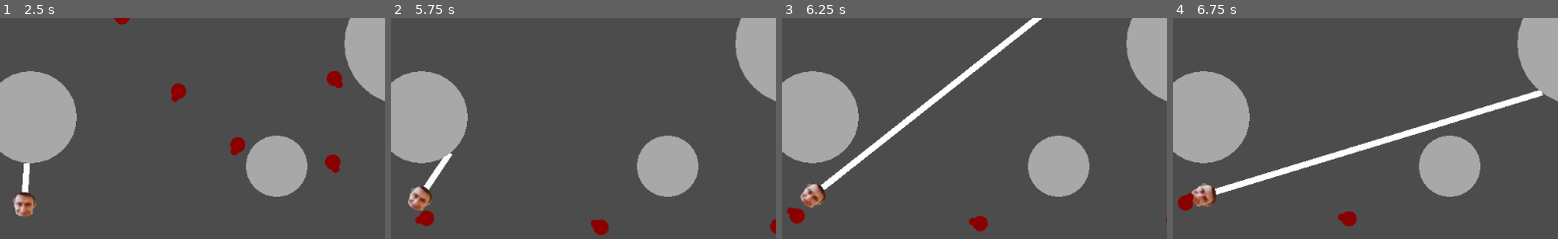
Above: before the commit, frames 1-4 (left to right).
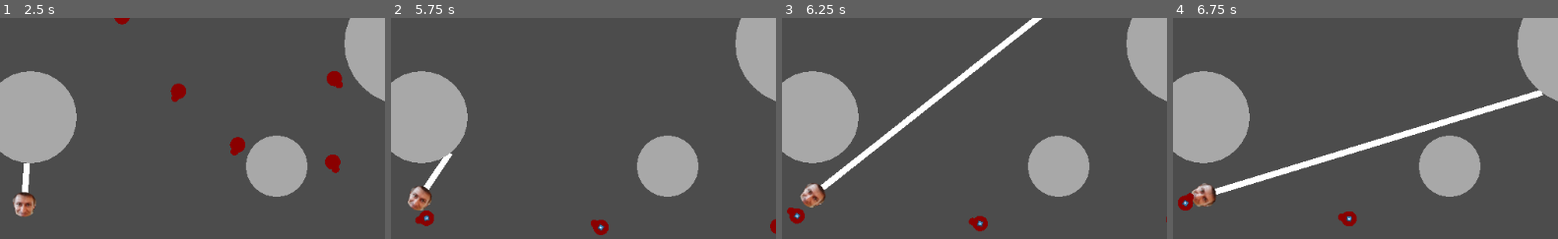
Above: after the commit, the same moments.

Repository: Nabiz/ZombieGameAI
Game: Godot game, scene res://Main.tscn
Two runs of this game, one before a commit and one after it. Both use one fixed random seed, a clock stepped at 60 frames per second and the inputs below. The engine's default icon, where the game draws it, is replaced by a stand-in: a white triangle on a blue panel in a dark square.
Inputs (mouse positions are % of the whole screen's width and height, from its top left):
- Up to frame 1 (2.5 s): move the mouse to (45, 71) at 0.52 s; hold Up (ui_up) 0.53-2.03 s; move the mouse to (81, 66) at 1.27 s; move the mouse to (19, 35) at 2.02 s; hold Left (ui_left) from 2.03 s (still down)
- Up to frame 2 (5.75 s): move the mouse to (55, 50) at 2.77 s; move the mouse to (35, 24) at 3.52 s; release Left (ui_left) at 3.53 s; hold Down (ui_down) 3.53-4.28 s; move the mouse to (73, 45) at 4.27 s; hold Right (ui_right) 4.28-5.03 s; move the mouse to (30, 55) at 5.02 s; hold Up (ui_up) from 5.03 s (still down)
- Up to frame 3 (6.25 s): move the mouse to (60, 27) at 5.77 s; release Up (ui_up) at 5.78 s; hold Right (ui_right) from 5.78 s (still down)
- Up to frame 4 (6.75 s): keep holding Right (ui_right); move the mouse to (45, 71) at 6.52 s
The pictures show only the part of the screen within x 14-64%, y 45-95%; the shares and areas given below are measured in that part.

Frame 1 is identical in both runs. In frame 2, less than 0.1% of the frame differs, in the area x 8-56%, y 89-97%; in frame 3, less than 0.1%, in the area x 3-53%, y 88-95%; in frame 4, less than 0.1%.

Commit message:
seting attack gruops

Diff:
--- a/ZombieGame/Main.gd
+++ b/ZombieGame/Main.gd
@@ -22,3 +22,17 @@
 			var amout_of_overlap = entity.radius + current_entity.radius - dist_from_each_oder
 			if amout_of_overlap >= 0:
 				entity.position += (to_entity/dist_from_each_oder) * amout_of_overlap
+
+func set_zombie_attack():
+	var i = randi() % Utils.zombies.size()
+	var z = Utils.zombies[i]
+	z.tag_neighbors(200)
+	z.state = "pursuit"
+	for zombie in Utils.zombies:
+		if zombie.tagged:
+			zombie.state = "pursuit"
+	$Timer.start(10)
+
+
+func _on_Timer_timeout():
+	set_zombie_attack()
--- a/ZombieGame/Main.tscn
+++ b/ZombieGame/Main.tscn
@@ -143,3 +143,10 @@
 
 [node name="Zombie22" parent="." instance=ExtResource( 2 )]
 position = Vector2( 640, 496 )
+
+[node name="Timer" type="Timer" parent="."]
+wait_time = 10.0
+one_shot = true
+autostart = true
+
+[connection signal="timeout" from="Timer" to="." method="_on_Timer_timeout"]
--- a/ZombieGame/Player.gd
+++ b/ZombieGame/Player.gd
@@ -26,10 +26,6 @@
 		$LaserGhost.start(0.25)
 		$Timer.start(2)
 
-#	if Input.is_action_pressed("ui_right"):
-#		rotation += delta * angle_speed
-#	elif Input.is_action_pressed("ui_left"):
-#		rotation -= delta * angle_speed
 	rotation = (get_viewport().get_mouse_position()-position).angle()
 
 	if Input.is_action_pressed("ui_up"):
--- a/ZombieGame/SteeringBehaviors.gd
+++ b/ZombieGame/SteeringBehaviors.gd
@@ -39,7 +39,7 @@
 	return wander() + cohesion() + separation() + aligment() + wall_avoidance(Utils.walls) + 2*obstacle_avoidance(Utils.obstacles)
 
 func calculate_pursuit():
-	return pursuit(Utils.player) + wall_avoidance(Utils.walls) + separation() + obstacle_avoidance(Utils.obstacles)
+	return pursuit(Utils.player) + wall_avoidance(Utils.walls) + obstacle_avoidance(Utils.obstacles)
 
 func calculate_hide():
 	return 2*hide(Utils.player, Utils.obstacles) + obstacle_avoidance(Utils.obstacles) + wall_avoidance(Utils.walls) + 0.5*separation()
--- a/ZombieGame/Zombie.gd
+++ b/ZombieGame/Zombie.gd
@@ -33,16 +33,19 @@
 	position.x=clamp(position.x, 20+radius, 1004-radius)
 	position.y=clamp(position.y, 20+radius, 580-radius)
 
+	$Sprite.visible = state == "pursuit"
+
+
 func calculate_state():
 	if (position - Utils.player.position).length_squared() < 60000:
 		max_speed = 100
 		return "pursuit"
-	if Utils.player.is_laser:
-		max_speed = 100
-		return "hide"
-	if (position - Utils.player.position).length_squared() > 90000 or state=="hide":
-		max_speed = 40
-		return "wander"
+#	if Utils.player.is_laser:
+#		max_speed = 100
+#		return "hide"
+#	if (position - Utils.player.position).length_squared() > 90000 or state=="hide":
+#		max_speed = 40
+#		return "wander"
 	return state
 
 func _draw() -> void:
--- a/ZombieGame/Zombie.tscn
+++ b/ZombieGame/Zombie.tscn
@@ -1,6 +1,12 @@
-[gd_scene load_steps=2 format=2]
+[gd_scene load_steps=3 format=2]
 
 [ext_resource path="res://Zombie.gd" type="Script" id=1]
+[ext_resource path="res://icon.png" type="Texture" id=2]
 
 [node name="Zombie" type="Node2D"]
 script = ExtResource( 1 )
+
+[node name="Sprite" type="Sprite" parent="."]
+visible = false
+scale = Vector2( 0.109375, 0.109375 )
+texture = ExtResource( 2 )
